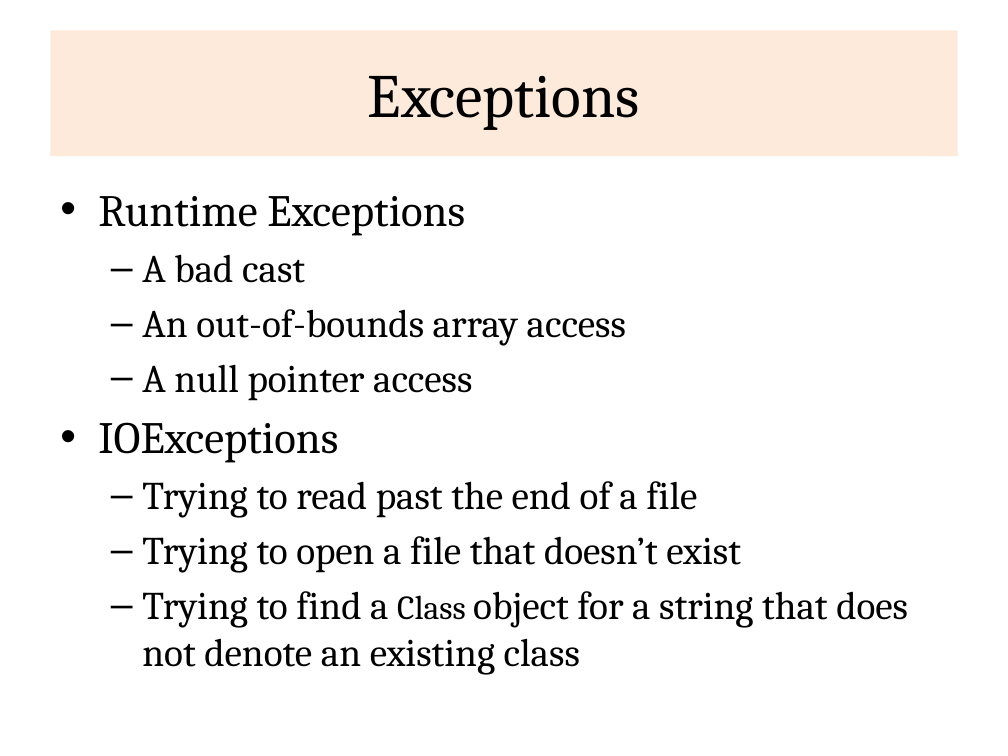
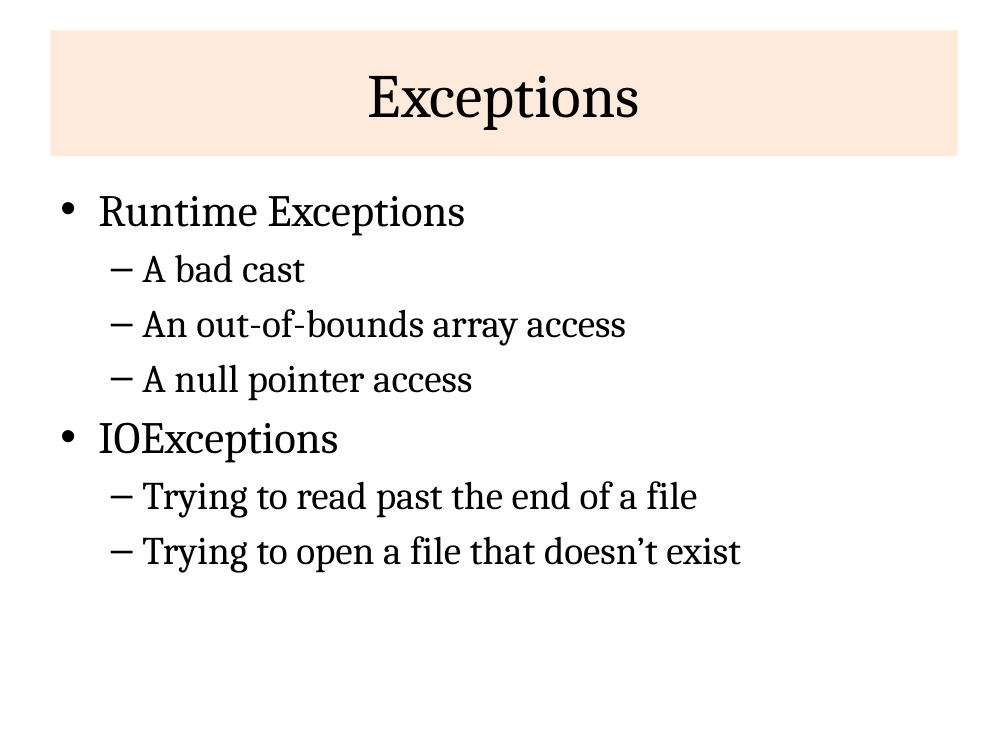
Before and after one commit to rajasekaran36/CS8392-OOPS, a slide deck: slide 9 of Slides/Unit 3/CS8392-U2-Exceptions.pptx. Drawn at 1008x756 pixels with LibreOffice and Linux fonts; fonts in the diff are those of the drawing. Boxes give left, top, right and bottom in pixels: in the first picture for what was removed or moved away, otherwise in the second. Text is boxed around its words. In the diff, an @@ line names an element or a change of style, - is before the commit and + after.

```diff
--- a/Slides/Unit 3/CS8392-U2-Exceptions.pptx
+++ b/Slides/Unit 3/CS8392-U2-Exceptions.pptx
@@ text at [142, 591, 908, 675]: paragraph removed @@
-  – Trying to find a Class object for a string that does not denote an existing class
```
Also in this commit, not shown: 1 other slide changed, 2 other files.
